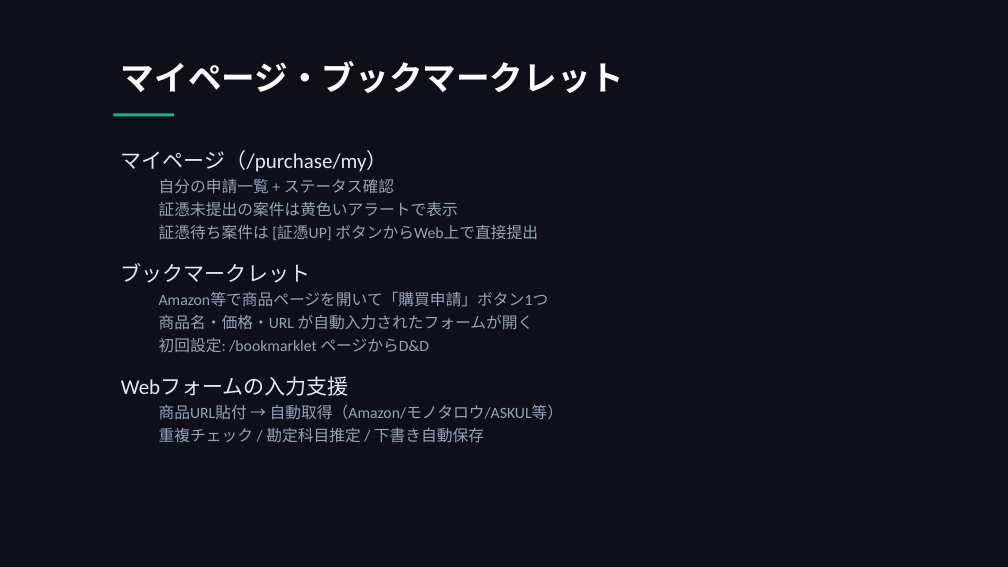
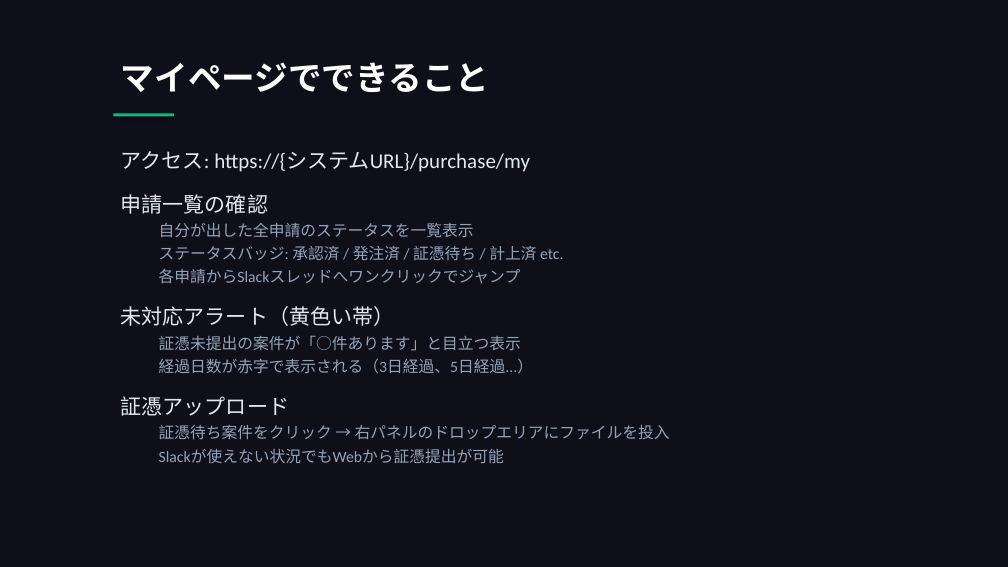
Before and after one commit to takeshiizawa123/next-procurement-poc, a slide deck: slide 23 of docs/user-manual.pptx (slide 19 before the commit). Drawn at 1008x567 pixels with LibreOffice and Linux fonts; fonts in the diff are those of the drawing. Boxes give left, top, right and bottom in pixels: in the first picture for what was removed or moved away, otherwise in the second. Text is boxed around its words. In the diff, an @@ line names an element or a change of style, - is before the commit and + after.

```diff
--- a/docs/user-manual.pptx
+++ b/docs/user-manual.pptx
@@ text at <box>121,62,489,92</box>: text changed @@
-マイページ・ブックマークレット
+マイページでできること
@@ text at <box>121,151,670,463</box>: text changed @@
-マイページ（/purchase/my）
-  自分の申請一覧 + ステータス確認
-  証憑未提出の案件は黄色いアラートで表示
-  証憑待ち案件は [証憑UP] ボタンからWeb上で直接提出
-ブックマークレット
-  Amazon等で商品ページを開いて「購買申請」ボタン1つ
-  商品名・価格・URL が自動入力されたフォームが開く
-  初回設定: /bookmarklet ページからD&D
-Webフォームの入力支援
-  商品URL貼付 → 自動取得（Amazon/モノタロウ/ASKUL等）
-  重複チェック / 勘定科目推定 / 下書き自動保存
+アクセス: https://{システムURL}/purchase/my
+申請一覧の確認
+  自分が出した全申請のステータスを一覧表示
+  ステータスバッジ: 承認済 / 発注済 / 証憑待ち / 計上済 etc.
+  各申請からSlackスレッドへワンクリックでジャンプ
+未対応アラート（黄色い帯）
+  証憑未提出の案件が「○件あります」と目立つ表示
+  経過日数が赤字で表示される（3日経過、5日経過...）
+証憑アップロード
+  証憑待ち案件をクリック → 右パネルのドロップエリアにファイルを投入
+  Slackが使えない状況でもWebから証憑提出が可能
```
Also in this commit, not shown: 9 other slides changed, 15 slides added, 1 other file.
